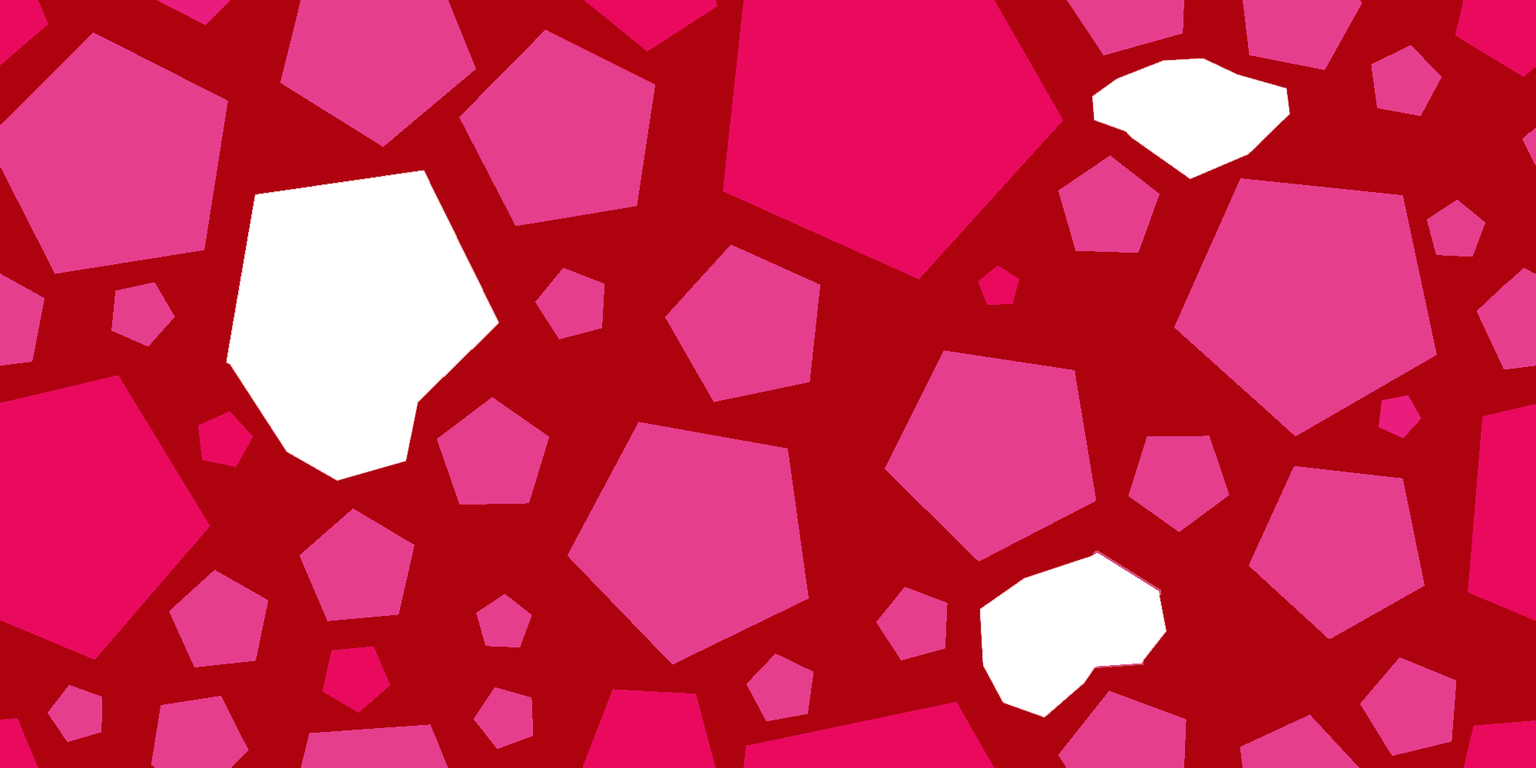
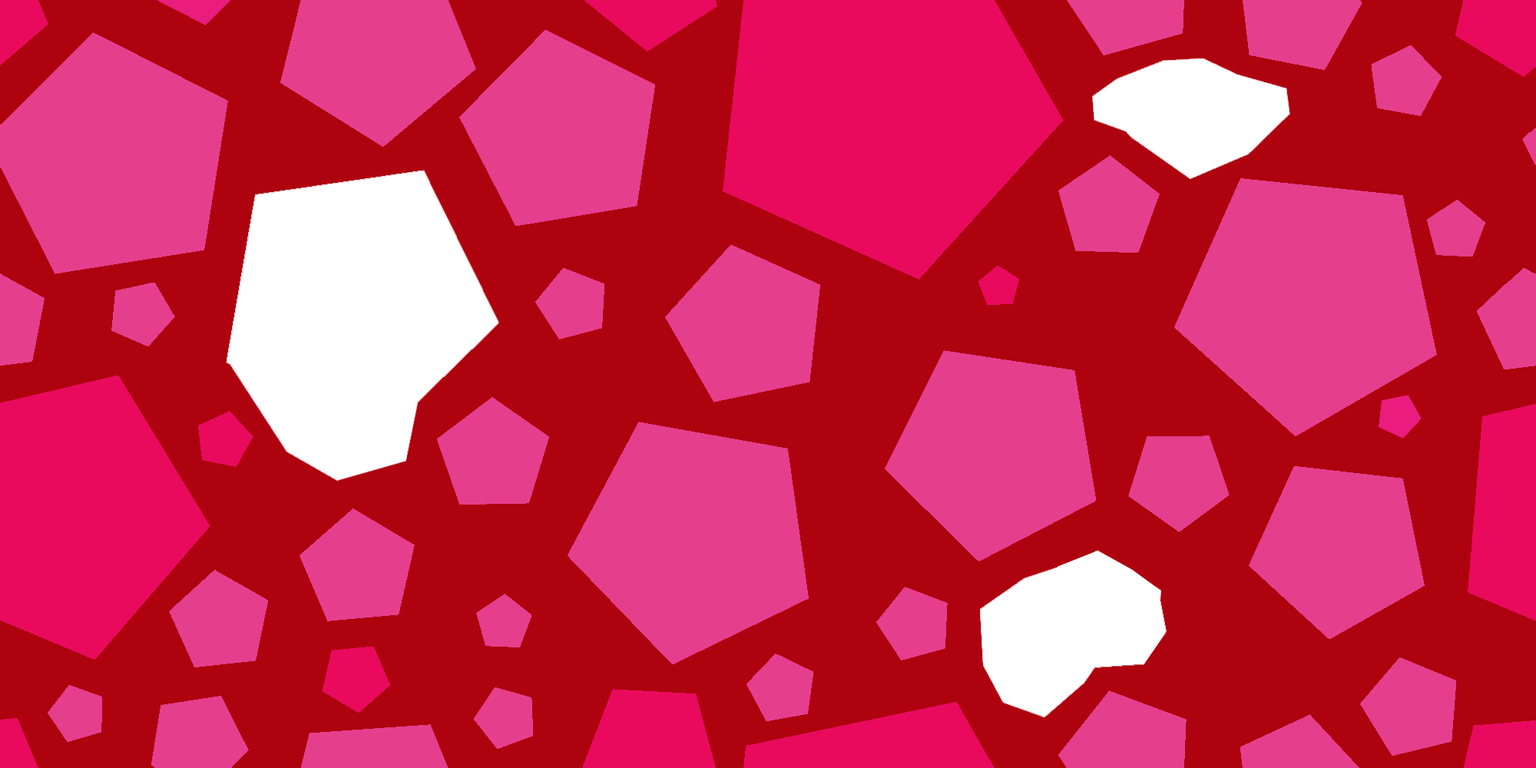
Layers edited between the first and the second 1536×768 image:
painted on "Calque 5" over [left=1055, top=549, right=1167, bottom=666]
painted on "Calque 8" over [left=1056, top=551, right=1161, bottom=669]
